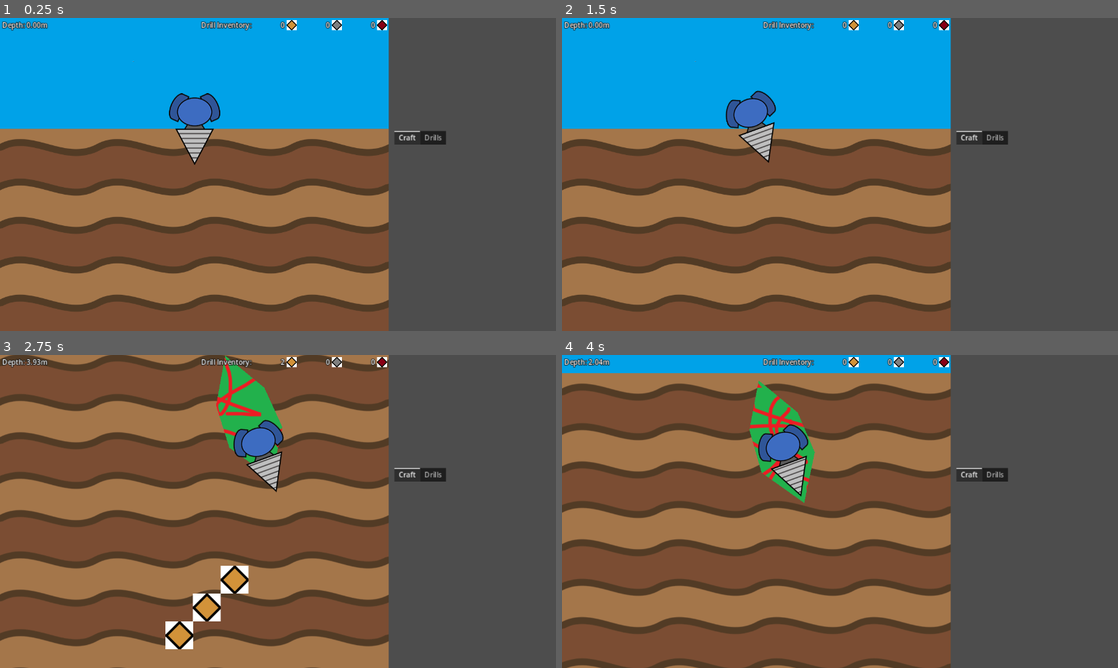
Above: before the commit, frames 1-4 (two rows, left to right).
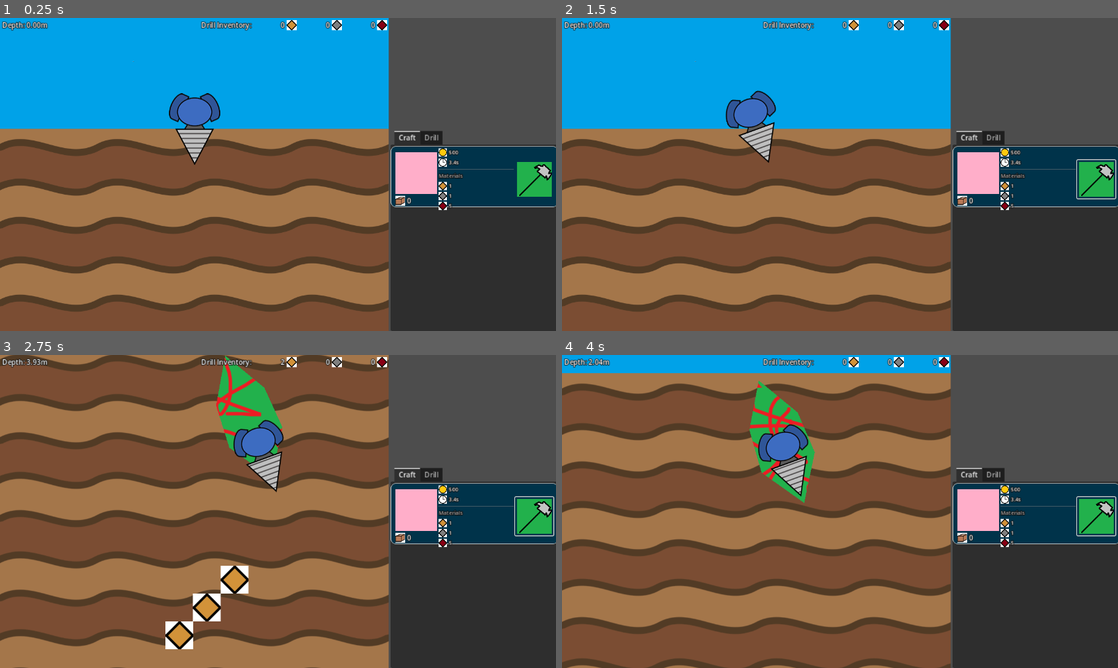
Above: after the commit, the same moments.

Repository: aNotSoCleverName/mechanicore
Game: Godot game, scene res://Main.tscn
Same seed, same stepped clock (60 frames per second), same inputs: the game is played once before the commit and once after it.
Inputs (mouse positions are in pixels of both pictures, inside the frame that each line leads up to):
- Up to frame 1 (0.25 s): no input
- Up to frame 2 (1.5 s): click (1095, 180) at 0.52 s; tap Enter (ui_accept) at 1.25 s; hold Right (ui_right) from 1.28 s (still down); tap R at 1.35 s
- Up to frame 3 (2.75 s): tap Enter (ui_accept) at 1.52, 2.27 s; release Right (ui_right) at 2.03 s; hold Left (ui_left) from 2.03 s (still down); tap R at 2.1 s
- Up to frame 4 (4 s): release Left (ui_left) at 2.78 s; hold Right (ui_right) from 2.78 s (still down); tap R at 2.85, 3.6 s; tap Enter (ui_accept) at 3.5, 3.77 s

The runs differ from the first frame. In frame 1, 18% of the frame differs, in the area x 70-100%, y 36-100%; in frame 2, 18%; in frame 3, 18%; in frame 4, 18%.

Commit message:
Implemented Craft Item

Diff:
--- /dev/null
+++ b/Shop & Menu/Craft Item.gd
@@ -0,0 +1,13 @@
+extends Resource
+class_name CraftItem
+
+@export var id: int = 0;
+@export var image: Texture2D;
+@export var price: int;
+@export var timeSec: float;
+
+@export var materials: Dictionary = {
+	Ore.EOreType.Ore1: 0,
+	Ore.EOreType.Ore2: 0,
+	Ore.EOreType.Ore3: 0,
+}
--- /dev/null
+++ b/Shop & Menu/Menu/Craft/Craft Item Node.gd
@@ -0,0 +1,19 @@
+extends Panel
+
+@export var craftItem: CraftItem;
+
+func _ready() -> void:
+	$MarginContainer/HBoxContainer/VBoxContainer/Icon.texture = self.craftItem.image;
+
+	$MarginContainer/HBoxContainer/Details/Price/Label.text = str(self.craftItem.price);
+	$MarginContainer/HBoxContainer/Details/Time/Label.text = str(self.craftItem.timeSec).pad_decimals(1) + "s"
+
+	for oreType: Ore.EOreType in self.craftItem.materials.keys():
+		var matNode: HBoxContainer = $MarginContainer/HBoxContainer/Details/Materials.find_child("Ore" + str(oreType));
+
+		if (self.craftItem.materials[oreType] == 0):
+			matNode.queue_free();
+			continue;
+
+		var label: Label = matNode.get_child(1);
+		label.text = str(self.craftItem.materials[oreType]);
--- /dev/null
+++ b/Shop & Menu/Menu/Craft/Craft Item Node.tscn
@@ -0,0 +1,127 @@
+[gd_scene load_steps=15 format=3 uid="uid://dq4qkupby85t"]
+
+[ext_resource type="Script" path="res://Shop & Menu/Menu/Craft/Craft Item Node.gd" id="1_7c14f"]
+[ext_resource type="Texture2D" uid="uid://c10vafu7ah2us" path="res://Shop & Menu/Menu/Craft/Craft Item - Placeholder.png" id="2_qg6nw"]
+[ext_resource type="Texture2D" uid="uid://dud446r0i8vm" path="res://Shop & Menu/Menu/Craft/Stock.png" id="3_gta4k"]
+[ext_resource type="Texture2D" uid="uid://bptr6byvokmow" path="res://Shop & Menu/Money.png" id="3_xw0m5"]
+[ext_resource type="Texture2D" uid="uid://ctavnwfpqdo87" path="res://Shop & Menu/Time.png" id="4_cfie2"]
+[ext_resource type="PackedScene" uid="uid://ccirx7362q0ar" path="res://Shop & Menu/Menu/Craft/Craft Item Property.tscn" id="4_pkhi4"]
+[ext_resource type="LabelSettings" uid="uid://ij0ls7r7u6aq" path="res://Simple Label.tres" id="4_qra5k"]
+[ext_resource type="Texture2D" uid="uid://kpyugmno047" path="res://Endless Run/Ores/Ore1.png" id="5_3meuh"]
+[ext_resource type="Texture2D" uid="uid://cjhadim1ft6sj" path="res://Endless Run/Ores/Ore2.png" id="6_d6pru"]
+[ext_resource type="Texture2D" uid="uid://bripmml1nnira" path="res://Endless Run/Ores/Ore3.png" id="7_flb3l"]
+[ext_resource type="Texture2D" uid="uid://by6jv4i7kl48d" path="res://Shop & Menu/Menu/Craft/Craft.png" id="8_kdpct"]
+
+[sub_resource type="Theme" id="Theme_6nuoc"]
+
+[sub_resource type="StyleBoxFlat" id="StyleBoxFlat_noi7c"]
+bg_color = Color(8.30255e-07, 0.201942, 0.289833, 1)
+border_width_left = 1
+border_width_top = 1
+border_width_right = 1
+border_width_bottom = 1
+corner_radius_top_left = 10
+corner_radius_top_right = 10
+corner_radius_bottom_right = 10
+corner_radius_bottom_left = 10
+
+[sub_resource type="LabelSettings" id="LabelSettings_oq7r2"]
+font_size = 12
+font_color = Color(0.733005, 0.733005, 0.733005, 1)
+outline_size = 5
+outline_color = Color(0, 0, 0, 1)
+
+[node name="Craft Item" type="Panel"]
+custom_minimum_size = Vector2(0, 140)
+anchors_preset = 10
+anchor_right = 1.0
+offset_bottom = 140.0
+grow_horizontal = 2
+size_flags_horizontal = 3
+theme = SubResource("Theme_6nuoc")
+theme_override_styles/panel = SubResource("StyleBoxFlat_noi7c")
+script = ExtResource("1_7c14f")
+
+[node name="MarginContainer" type="MarginContainer" parent="."]
+layout_mode = 1
+anchors_preset = 10
+anchor_right = 1.0
+offset_bottom = 140.0
+grow_horizontal = 2
+size_flags_horizontal = 3
+theme_override_constants/margin_left = 10
+theme_override_constants/margin_top = 5
+theme_override_constants/margin_right = 10
+theme_override_constants/margin_bottom = 5
+
+[node name="HBoxContainer" type="HBoxContainer" parent="MarginContainer"]
+layout_mode = 2
+size_flags_horizontal = 3
+
+[node name="VBoxContainer" type="VBoxContainer" parent="MarginContainer/HBoxContainer"]
+layout_mode = 2
+size_flags_vertical = 4
+alignment = 1
+
+[node name="Icon" type="TextureRect" parent="MarginContainer/HBoxContainer/VBoxContainer"]
+layout_mode = 2
+size_flags_vertical = 4
+texture = ExtResource("2_qg6nw")
+stretch_mode = 2
+
+[node name="Stock" type="HBoxContainer" parent="MarginContainer/HBoxContainer/VBoxContainer"]
+layout_mode = 2
+
+[node name="TextureRect" type="TextureRect" parent="MarginContainer/HBoxContainer/VBoxContainer/Stock"]
+layout_mode = 2
+texture = ExtResource("3_gta4k")
+expand_mode = 2
+
+[node name="Label" type="Label" parent="MarginContainer/HBoxContainer/VBoxContainer/Stock"]
+layout_mode = 2
+text = "0
+"
+label_settings = ExtResource("4_qra5k")
+
+[node name="Details" type="VBoxContainer" parent="MarginContainer/HBoxContainer"]
+layout_mode = 2
+size_flags_horizontal = 3
+
+[node name="Price" parent="MarginContainer/HBoxContainer/Details" instance=ExtResource("4_pkhi4")]
+layout_mode = 2
+icon = ExtResource("3_xw0m5")
+
+[node name="Time" parent="MarginContainer/HBoxContainer/Details" instance=ExtResource("4_pkhi4")]
+layout_mode = 2
+icon = ExtResource("4_cfie2")
+
+[node name="HSeparator" type="HSeparator" parent="MarginContainer/HBoxContainer/Details"]
+layout_mode = 2
+
+[node name="Materials" type="VBoxContainer" parent="MarginContainer/HBoxContainer/Details"]
+layout_mode = 2
+size_flags_vertical = 3
+alignment = 1
+
+[node name="Label" type="Label" parent="MarginContainer/HBoxContainer/Details/Materials"]
+layout_mode = 2
+text = "Materials"
+label_settings = SubResource("LabelSettings_oq7r2")
+
+[node name="Ore1" parent="MarginContainer/HBoxContainer/Details/Materials" instance=ExtResource("4_pkhi4")]
+layout_mode = 2
+icon = ExtResource("5_3meuh")
+
+[node name="Ore2" parent="MarginContainer/HBoxContainer/Details/Materials" instance=ExtResource("4_pkhi4")]
+layout_mode = 2
+icon = ExtResource("6_d6pru")
+
+[node name="Ore3" parent="MarginContainer/HBoxContainer/Details/Materials" instance=ExtResource("4_pkhi4")]
+layout_mode = 2
+icon = ExtResource("7_flb3l")
+
+[node name="Craft Button" type="Button" parent="MarginContainer/HBoxContainer"]
+layout_mode = 2
+size_flags_vertical = 4
+icon = ExtResource("8_kdpct")
+flat = true
--- /dev/null
+++ b/Shop & Menu/Menu/Craft/Craft Item Property.gd
@@ -0,0 +1,23 @@
+@tool
+extends HBoxContainer
+
+@export var icon: Texture2D:
+	set(inValue):
+		icon = inValue;
+
+		if (self._textureRect != null):
+			self._textureRect.texture = icon;
+
+@export var text: String:
+	set(inValue):
+		text = str(inValue);
+
+		if (self._label != null):
+			self._label.text = text;
+
+@onready var _textureRect: TextureRect = $TextureRect;
+@onready var _label: Label = $Label;
+
+func _ready() -> void:
+	self._textureRect.texture = icon;
+	self._label.text = text;
--- /dev/null
+++ b/Shop & Menu/Menu/Craft/Craft Item Property.tscn
@@ -0,0 +1,24 @@
+[gd_scene load_steps=3 format=3 uid="uid://ccirx7362q0ar"]
+
+[ext_resource type="Script" path="res://Shop & Menu/Menu/Craft/Craft Item Property.gd" id="1_v8v38"]
+
+[sub_resource type="LabelSettings" id="LabelSettings_is3ay"]
+font_size = 12
+outline_size = 5
+outline_color = Color(0, 0, 0, 1)
+
+[node name="Craft Item Property" type="HBoxContainer"]
+offset_right = 37.0
+offset_bottom = 17.0
+script = ExtResource("1_v8v38")
+text = "0"
+
+[node name="TextureRect" type="TextureRect" parent="."]
+layout_mode = 2
+expand_mode = 2
+
+[node name="Label" type="Label" parent="."]
+layout_mode = 2
+text = "0
+"
+label_settings = SubResource("LabelSettings_is3ay")
--- a/Shop & Menu/Shop & Menu.tscn
+++ b/Shop & Menu/Shop & Menu.tscn
@@ -1,7 +1,29 @@
-[gd_scene format=3 uid="uid://dx4xl0ya4o52y"]
+[gd_scene load_steps=5 format=3 uid="uid://dx4xl0ya4o52y"]
+
+[ext_resource type="PackedScene" uid="uid://dq4qkupby85t" path="res://Shop & Menu/Menu/Craft/Craft Item Node.tscn" id="1_6eggy"]
+[ext_resource type="Texture2D" uid="uid://c10vafu7ah2us" path="res://Shop & Menu/Menu/Craft/Craft Item - Placeholder.png" id="2_1cdam"]
+[ext_resource type="Script" path="res://Shop & Menu/Craft Item.gd" id="2_36thw"]
+
+[sub_resource type="Resource" id="Resource_fwhfh"]
+script = ExtResource("2_36thw")
+id = 0
+image = ExtResource("2_1cdam")
+price = 500
+timeSec = 3.41
+materials = {
+1: 1,
+2: 1,
+3: 5
+}
 
 [node name="Shop & Menu" type="VBoxContainer"]
-offset_bottom = 4.0
+anchors_preset = 11
+anchor_left = 1.0
+anchor_right = 1.0
+anchor_bottom = 1.0
+offset_left = -384.0
+grow_horizontal = 0
+grow_vertical = 2
 size_flags_horizontal = 3
 size_flags_vertical = 3
 
@@ -16,13 +38,25 @@
 
 [node name="Menu" type="TabContainer" parent="."]
 layout_mode = 2
+size_flags_vertical = 3
 current_tab = 0
 
-[node name="Craft" type="TabBar" parent="Menu"]
+[node name="Craft" type="VBoxContainer" parent="Menu"]
 layout_mode = 2
 metadata/_tab_index = 0
 
-[node name="Drills" type="TabBar" parent="Menu"]
+[node name="Queue" type="HBoxContainer" parent="Menu/Craft"]
+layout_mode = 2
+
+[node name="Craft Items" type="VBoxContainer" parent="Menu/Craft"]
+layout_mode = 2
+size_flags_vertical = 3
+
+[node name="Craft Item" parent="Menu/Craft/Craft Items" instance=ExtResource("1_6eggy")]
+layout_mode = 2
+craftItem = SubResource("Resource_fwhfh")
+
+[node name="Drill" type="VBoxContainer" parent="Menu"]
 visible = false
 layout_mode = 2
 metadata/_tab_index = 1
Binary file added: Shop & Menu/Menu/Craft/Craft Item - Placeholder.png
Not shown, added: Shop & Menu/Menu/Craft/Craft Item - Placeholder.png.import
Binary file added: Shop & Menu/Menu/Craft/Craft.png
Not shown, added: Shop & Menu/Menu/Craft/Craft.png.import
Binary file added: Shop & Menu/Menu/Craft/Stock.png
Not shown, added: Shop & Menu/Menu/Craft/Stock.png.import
Binary file added: Shop & Menu/Money.png
Not shown, added: Shop & Menu/Money.png.import
Binary file added: Shop & Menu/Time.png
Not shown, added: Shop & Menu/Time.png.import
